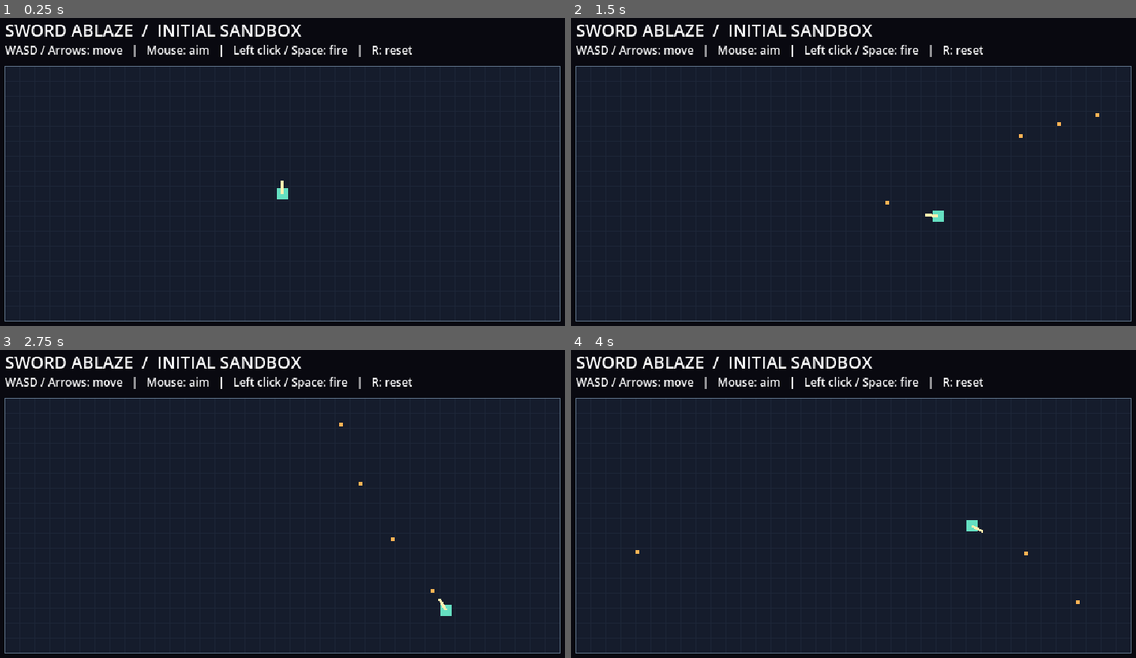
Above: before the commit, frames 1-4 (two rows, left to right).
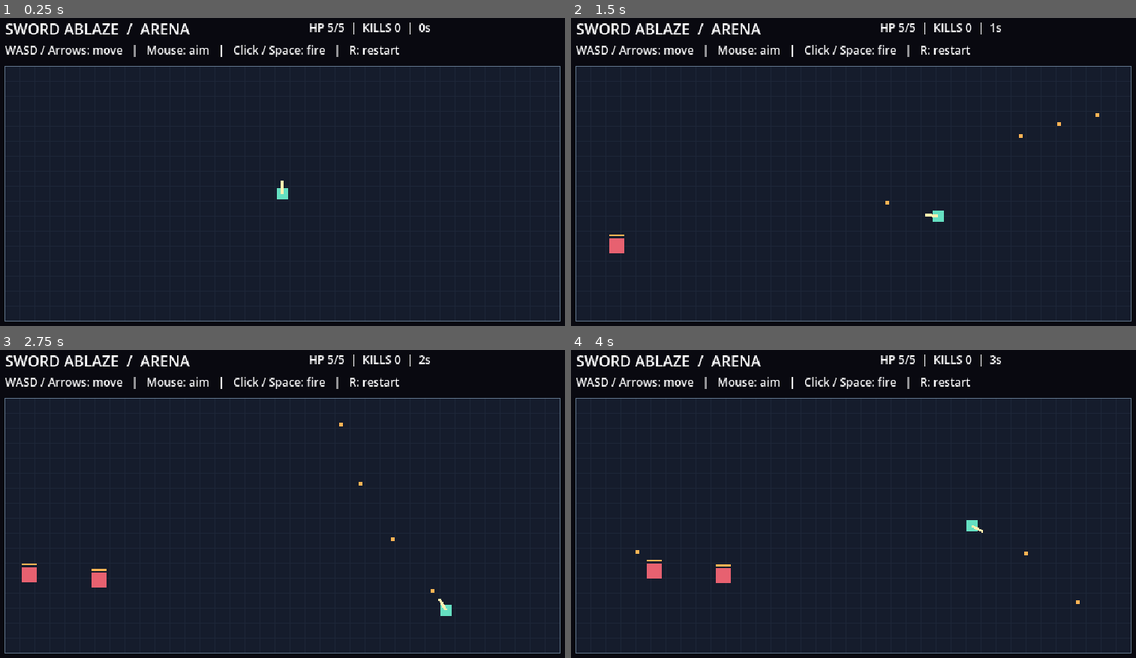
Above: after the commit, the same moments.

Repository: Guinuma/Sword_Ablaze
Game: Godot game, scene res://scenes/main/main.tscn
The game is run twice, just before and just after one commit, with the same random seed, the same clock (stepped at 60 frames per second) and the same inputs.
Inputs (mouse positions are in pixels of both pictures, inside the frame that each line leads up to):
- Up to frame 1 (0.25 s): no input
- Up to frame 2 (1.5 s): tap Enter at 0.5 s; move the mouse to (983, 159) at 0.52 s; hold D (move_right) 0.53-1.28 s; hold Space (fire) 0.53-1.28 s; click (983, 159) at 0.67 s; move the mouse to (734, 193) at 1.27 s; hold S (move_down) from 1.28 s (still down); tap Space (fire) at 1.35 s; click (734, 193) at 1.42 s
- Up to frame 3 (2.75 s): move the mouse to (344, 433) at 2.02 s; release S (move_down) at 2.03 s; hold D (move_right) from 2.03 s (still down); hold Space (fire) from 2.03 s (still down); click (344, 433) at 2.17 s
- Up to frame 4 (4 s): move the mouse to (825, 574) at 2.77 s; release D (move_right) at 2.78 s; release Space (fire) at 2.78 s; hold W (move_up) 2.78-3.53 s; tap Space (fire) at 2.85 s; click (825, 574) at 2.92 s; move the mouse to (1034, 559) at 3.52 s; hold A (move_left) from 3.53 s (still down); hold Space (fire) from 3.53 s (still down); click (1034, 559) at 3.67 s

The runs differ from the first frame. In frame 1, 2.1% of the frame differs, in the area x 0-77%, y 1-13%; in frame 2, 2.2%; in frame 3, 2.4%; in frame 4, 2.4%, in the area x 0-77%, y 1-76%.

Commit message:
Add first arena combat loop with enemies, damage and restart

Diff:
--- a/scripts/main/main.gd
+++ b/scripts/main/main.gd
@@ -1,5 +1,5 @@
 extends Node2D
-## Small initialization sandbox. Placeholder graphics use logical pixel coordinates.
+## First combat prototype. Placeholder graphics use logical pixel coordinates.
 
 const SPEED: float = 120.0
 const BULLET_SPEED: float = 360.0
@@ -8,21 +8,49 @@
 var player_position := Vector2(320, 200)
 var aim := Vector2.RIGHT
 var fire_cooldown: float = 0.0
+const MAX_HEALTH: int = 5
+const ENEMY_HEALTH: int = 2
+const ENEMY_SPEED: float = 46.0
+const MAX_ENEMIES: int = 18
+const SPAWN_INTERVAL: float = 1.6
+const CONTACT_COOLDOWN: float = 0.85
 var bullets: Array[Dictionary] = []
+var enemies: Array[Dictionary] = []
+var health: int = MAX_HEALTH
+var kills: int = 0
+var elapsed: float = 0.0
+var spawn_cooldown: float = 0.8
+var hurt_cooldown: float = 0.0
+var game_over: bool = false
+var hud: Label
+var death_label: Label
+var random := RandomNumberGenerator.new()
 
 
 func _ready() -> void:
 	_register_input()
+	random.randomize()
 	var title := Label.new()
-	title.text = "SWORD ABLAZE  /  INITIAL SANDBOX"
+	title.text = "SWORD ABLAZE  /  ARENA"
 	title.position = Vector2(24, 12)
-	title.add_theme_font_size_override("font_size", 18)
+	title.add_theme_font_size_override("font_size", 16)
 	add_child(title)
 	var instructions := Label.new()
-	instructions.text = "WASD / Arrows: move   |   Mouse: aim   |   Left click / Space: fire   |   R: reset"
+	instructions.text = "WASD / Arrows: move   |   Mouse: aim   |   Click / Space: fire   |   R: restart"
 	instructions.position = Vector2(24, 38)
 	instructions.add_theme_font_size_override("font_size", 12)
 	add_child(instructions)
+	hud = Label.new()
+	hud.position = Vector2(348, 14)
+	hud.add_theme_font_size_override("font_size", 12)
+	add_child(hud)
+	death_label = Label.new()
+	death_label.position = Vector2(120, 152)
+	death_label.size = Vector2(400, 72)
+	death_label.horizontal_alignment = HORIZONTAL_ALIGNMENT_CENTER
+	death_label.add_theme_font_size_override("font_size", 20)
+	add_child(death_label)
+	_update_hud()
 
 
 func _register_input() -> void:
@@ -35,6 +63,7 @@
 	for action in bindings:
 		if not InputMap.has_action(action):
 			InputMap.add_action(action)
+		InputMap.action_erase_events(action)
 		for key in bindings[action]:
 			var event := InputEventKey.new()
 			event.physical_keycode = key
@@ -46,9 +75,11 @@
 
 func _physics_process(delta: float) -> void:
 	if Input.is_action_just_pressed("reset_sandbox"):
-		player_position = Vector2(320, 200)
-		bullets.clear()
-		fire_cooldown = 0.0
+		_reset_run()
+	if game_over:
+		return
+	elapsed += delta
+	hurt_cooldown = maxf(0.0, hurt_cooldown - delta)
 	var movement := Input.get_vector("move_left", "move_right", "move_up", "move_down")
 	player_position += movement * SPEED * delta
 	player_position = player_position.clamp(ARENA.position + Vector2(8, 8), ARENA.end - Vector2(8, 8))
@@ -59,11 +90,95 @@
 	if Input.is_action_pressed("fire") and fire_cooldown <= 0.0:
 		bullets.append({"position": player_position + aim * 12.0, "direction": aim})
 		fire_cooldown = FIRE_INTERVAL
+	spawn_cooldown -= delta
+	if spawn_cooldown <= 0.0:
+		if enemies.size() < MAX_ENEMIES:
+			_spawn_enemy()
+		spawn_cooldown = SPAWN_INTERVAL
+	_update_enemies(delta)
+	_update_bullets(delta)
+	_check_contact()
+	_update_hud()
+	queue_redraw()
+
+
+func _spawn_enemy() -> void:
+	var point: Vector2
+	# Spawn on the opposite half of the perimeter, away from the player.
+	if random.randf() < 0.5:
+		var x := ARENA.position.x + 10.0 if player_position.x > ARENA.get_center().x else ARENA.end.x - 10.0
+		point = Vector2(x, random.randf_range(ARENA.position.y + 10.0, ARENA.end.y - 10.0))
+	else:
+		var y := ARENA.position.y + 10.0 if player_position.y > ARENA.get_center().y else ARENA.end.y - 10.0
+		point = Vector2(random.randf_range(ARENA.position.x + 10.0, ARENA.end.x - 10.0), y)
+	enemies.append({"position": point, "health": ENEMY_HEALTH, "flash": 0.0})
+
+
+func _update_enemies(delta: float) -> void:
+	for enemy in enemies:
+		var point: Vector2 = enemy["position"]
+		enemy["position"] = point.move_toward(player_position, ENEMY_SPEED * delta)
+		enemy["flash"] = maxf(0.0, enemy["flash"] - delta)
+
+
+func _update_bullets(delta: float) -> void:
 	for index in range(bullets.size() - 1, -1, -1):
-		bullets[index]["position"] += bullets[index]["direction"] * BULLET_SPEED * delta
-		if not ARENA.has_point(bullets[index]["position"]):
+		var start: Vector2 = bullets[index]["position"]
+		var end: Vector2 = start + Vector2(bullets[index]["direction"]) * BULLET_SPEED * delta
+		# Segment collision prevents fast bullets from skipping through enemies.
+		var target: int = -1
+		var nearest: float = INF
+		for enemy_index in range(enemies.size()):
+			var point: Vector2 = enemies[enemy_index]["position"]
+			var hit := Geometry2D.segment_intersects_circle(start, end, point, 10.0)
+			if hit >= 0.0 and hit < nearest:
+				target = enemy_index
+				nearest = hit
+		if target >= 0:
+			enemies[target]["health"] -= 1
+			enemies[target]["flash"] = 0.12
+			if enemies[target]["health"] <= 0:
+				enemies.remove_at(target)
+				kills += 1
 			bullets.remove_at(index)
+		elif not ARENA.has_point(end):
+			bullets.remove_at(index)
+		else:
+			bullets[index]["position"] = end
+
+
+func _check_contact() -> void:
+	if hurt_cooldown > 0.0 or game_over:
+		return
+	for enemy in enemies:
+		if player_position.distance_to(enemy["position"]) < 15.0:
+			health -= 1
+			hurt_cooldown = CONTACT_COOLDOWN
+			if health <= 0:
+				game_over = true
+			break
+
+
+func _reset_run() -> void:
+	player_position = Vector2(320, 200)
+	aim = Vector2.RIGHT
+	bullets.clear()
+	enemies.clear()
+	health = MAX_HEALTH
+	kills = 0
+	elapsed = 0.0
+	spawn_cooldown = 0.8
+	hurt_cooldown = 0.0
+	fire_cooldown = 0.0
+	game_over = false
+	_update_hud()
 	queue_redraw()
+
+
+func _update_hud() -> void:
+	hud.text = "HP %d/%d  |  KILLS %d  |  %ds" % [health, MAX_HEALTH, kills, int(elapsed)]
+	death_label.visible = game_over
+	death_label.text = "YOU FELL\n%d kills  /  %ds  /  R to restart" % [kills, int(elapsed)]
 
 
 func _draw() -> void:
@@ -73,7 +188,15 @@
 	for y in range(64, 337, 16):
 		draw_line(Vector2(24, y), Vector2(616, y), Color("1d2638"))
 	draw_rect(ARENA, Color("61758b"), false, 1.0)
-	draw_rect(Rect2(player_position.round() - Vector2(6, 6), Vector2(12, 12)), Color("65dfc1"))
+	for enemy in enemies:
+		var point: Vector2 = Vector2(enemy["position"]).round()
+		var color := Color("fff0b0") if enemy["flash"] > 0.0 else Color("e76170")
+		draw_rect(Rect2(point - Vector2(8, 8), Vector2(16, 16)), color)
+		draw_rect(Rect2(point + Vector2(-8, -12), Vector2(8 * enemy["health"], 2)), Color("ffb454"))
+	var player_color := Color("ffffff") if hurt_cooldown > 0.0 else Color("65dfc1")
+	draw_rect(Rect2(player_position.round() - Vector2(6, 6), Vector2(12, 12)), player_color)
 	draw_line(player_position.round(), (player_position + aim * 14.0).round(), Color("fff0b0"), 3.0)
 	for bullet in bullets:
 		draw_rect(Rect2(Vector2(bullet["position"]).round() - Vector2(2, 2), Vector2(4, 4)), Color("ffb454"))
+	if game_over:
+		draw_rect(ARENA, Color(0.02, 0.02, 0.04, 0.86))
--- /dev/null
+++ b/tests/combat_smoke.gd
@@ -0,0 +1,71 @@
+extends SceneTree
+## Run with: godot --headless --path . --script tests/combat_smoke.gd
+var failures: int = 0
+
+func _initialize() -> void:
+	call_deferred("_run")
+
+func check(condition: bool, description: String) -> void:
+	if not condition:
+		push_error(description)
+		failures += 1
+
+func _run() -> void:
+	var arena = load("res://scenes/main/main.tscn").instantiate()
+	root.add_child(arena)
+	arena.set_physics_process(false)
+	arena.enemies.append({"position": Vector2(150, 200), "health": 2, "flash": 0.0})
+	arena.bullets.append({"position": Vector2(100, 200), "direction": Vector2.RIGHT})
+	arena._update_bullets(0.3)
+	check(arena.enemies[0]["health"] == 1, "Swept bullet must hit enemy even across a long frame")
+	check(arena.bullets.is_empty(), "A bullet must be consumed by one hit")
+	arena.bullets.append({"position": Vector2(100, 200), "direction": Vector2.RIGHT})
+	arena._update_bullets(0.3)
+	check(arena.enemies.is_empty() and arena.kills == 1, "Second hit must kill and count once")
+	arena.enemies.append({"position": arena.player_position, "health": 2, "flash": 0.0})
+	arena.enemies.append({"position": arena.player_position, "health": 2, "flash": 0.0})
+	arena._check_contact()
+	arena._check_contact()
+	check(arena.health == 4, "Overlapping enemies must respect contact invulnerability")
+	for index in range(4):
+		arena.hurt_cooldown = 0.0
+		arena._check_contact()
+	check(arena.health == 0 and arena.game_over, "Contact damage must trigger death at zero HP")
+	var before: Vector2 = arena.player_position
+	var time_before: float = arena.elapsed
+	arena._physics_process(1.0)
+	check(arena.player_position == before and arena.elapsed == time_before, "Death must freeze the simulation")
+	arena._reset_run()
+	check(arena.health == 5 and not arena.game_over, "Restart must restore health and alive state")
+	check(arena.enemies.is_empty() and arena.bullets.is_empty() and arena.kills == 0, "Restart must clear combat state")
+	for index in range(100):
+		arena._spawn_enemy()
+		var point: Vector2 = arena.enemies.back()["position"]
+		check(arena.ARENA.has_point(point) and point.distance_to(arena.player_position) > 100, "Spawns must be inside arena and away from player")
+	arena._reset_run()
+	arena.bullets.append({"position": Vector2(610, 200), "direction": Vector2.RIGHT})
+	arena._update_bullets(1.0)
+	check(arena.bullets.is_empty(), "Offscreen bullets must be removed")
+	arena.spawn_cooldown = 0.0
+	arena._physics_process(0.016)
+	check(arena.enemies.size() == 1, "The run must spawn enemies automatically")
+	var distance_before: float = arena.enemies[0]["position"].distance_to(arena.player_position)
+	arena._update_enemies(0.1)
+	check(arena.enemies[0]["position"].distance_to(arena.player_position) < distance_before, "Enemies must pursue player")
+	arena._reset_run()
+	arena.enemies.append({"position": Vector2(180, 200), "health": 2, "flash": 0.0})
+	arena.enemies.append({"position": Vector2(140, 200), "health": 2, "flash": 0.0})
+	arena.bullets.append({"position": Vector2(100, 200), "direction": Vector2.RIGHT})
+	arena._update_bullets(0.4)
+	check(arena.enemies[0]["health"] == 2 and arena.enemies[1]["health"] == 1, "A bullet must hit only the nearest enemy")
+	arena._reset_run()
+	for index in range(arena.MAX_ENEMIES):
+		arena._spawn_enemy()
+	arena.spawn_cooldown = 0.0
+	arena._physics_process(0.016)
+	check(arena.enemies.size() == arena.MAX_ENEMIES, "Automatic spawning must respect enemy cap")
+	arena._reset_run()
+	check(arena.elapsed == 0.0 and arena.hurt_cooldown == 0.0 and arena.fire_cooldown == 0.0 and arena.spawn_cooldown == 0.8, "Restart must reset timers")
+	print("Combat checks complete: %d failures" % failures)
+	arena.free()
+	quit(0 if failures == 0 else 1)
Not shown, added: tests/combat_smoke.gd.uid
